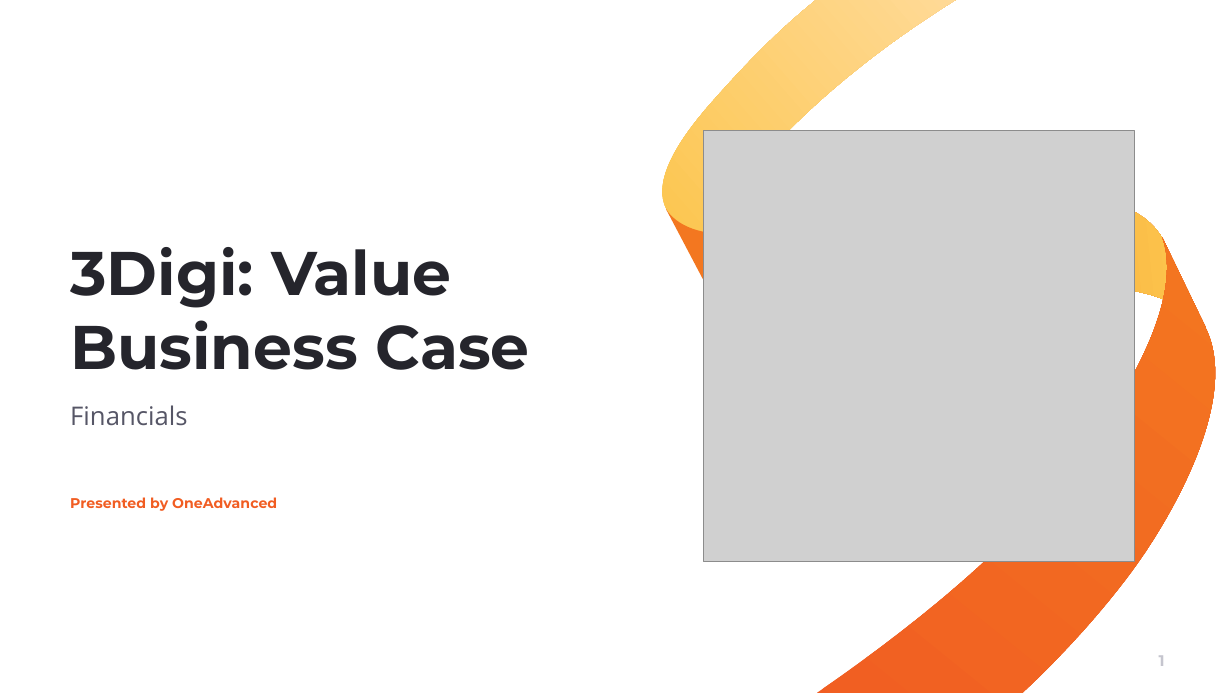
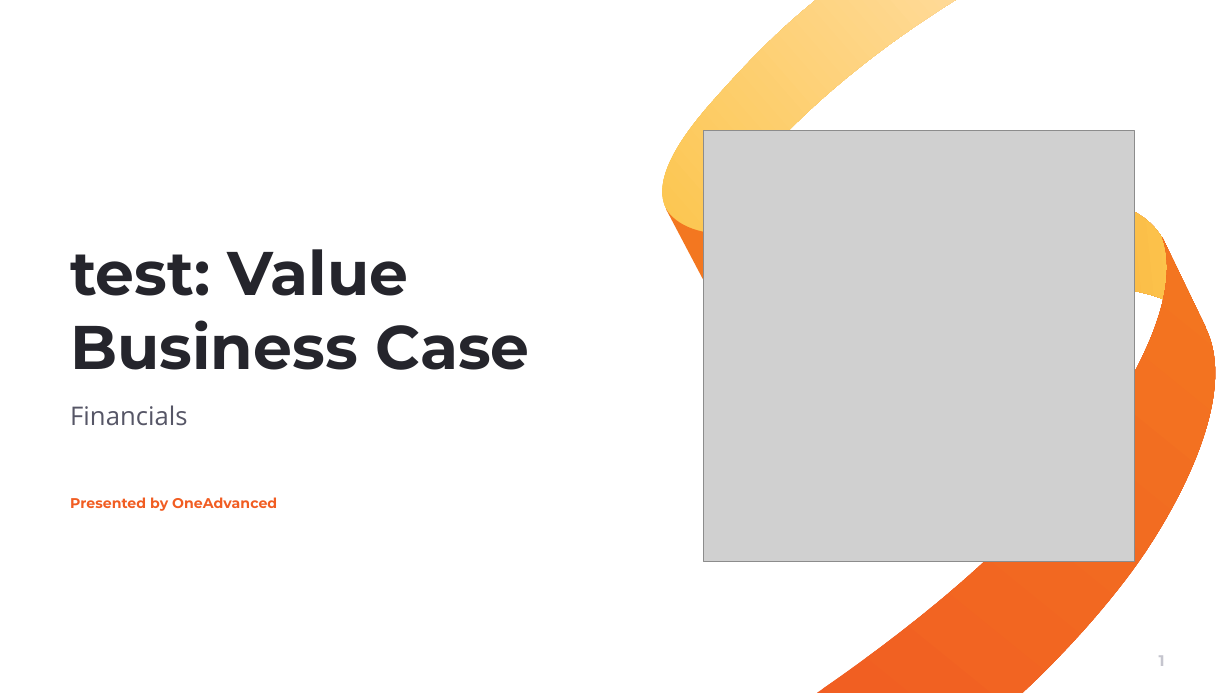
Before and after one commit to muratozdemirpiblo/ppt-api, a slide deck: slide 1 of questionare_output.pptx. Drawn at 1232x693 pixels with LibreOffice and Linux fonts; fonts in the diff are those of the drawing; grey boxes stand for pictures; background and template pictures are left out. Boxes give left, top, right and bottom in pixels: in the first picture for what was removed or moved away, otherwise in the second. Text is boxed around its words. In the diff, an @@ line names an element or a change of style, - is before the commit and + after.

```diff
--- a/questionare_output.pptx
+++ b/questionare_output.pptx
@@ title at [70,249,529,370]: text changed @@
-3Digi: Value Business Case
+test: Value Business Case
```
Also in this commit, not shown: 2 other slides changed, 3 other files.
